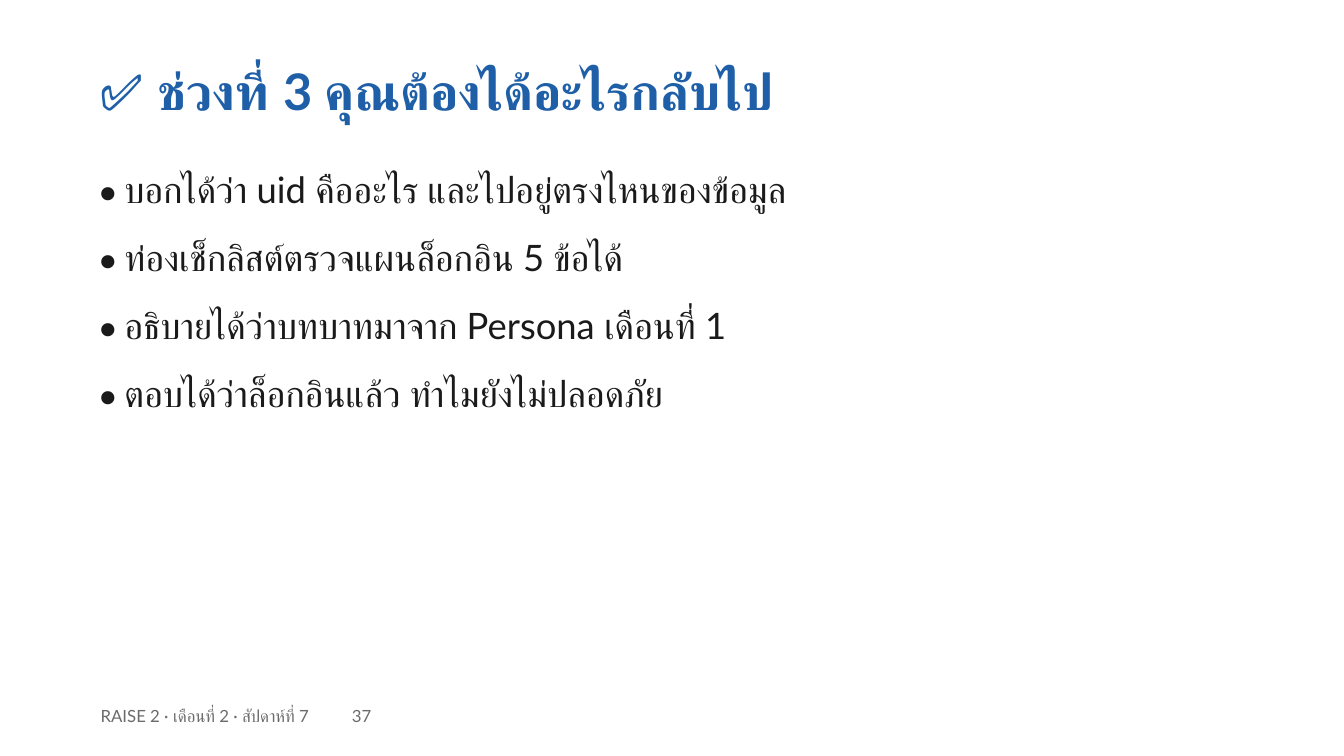
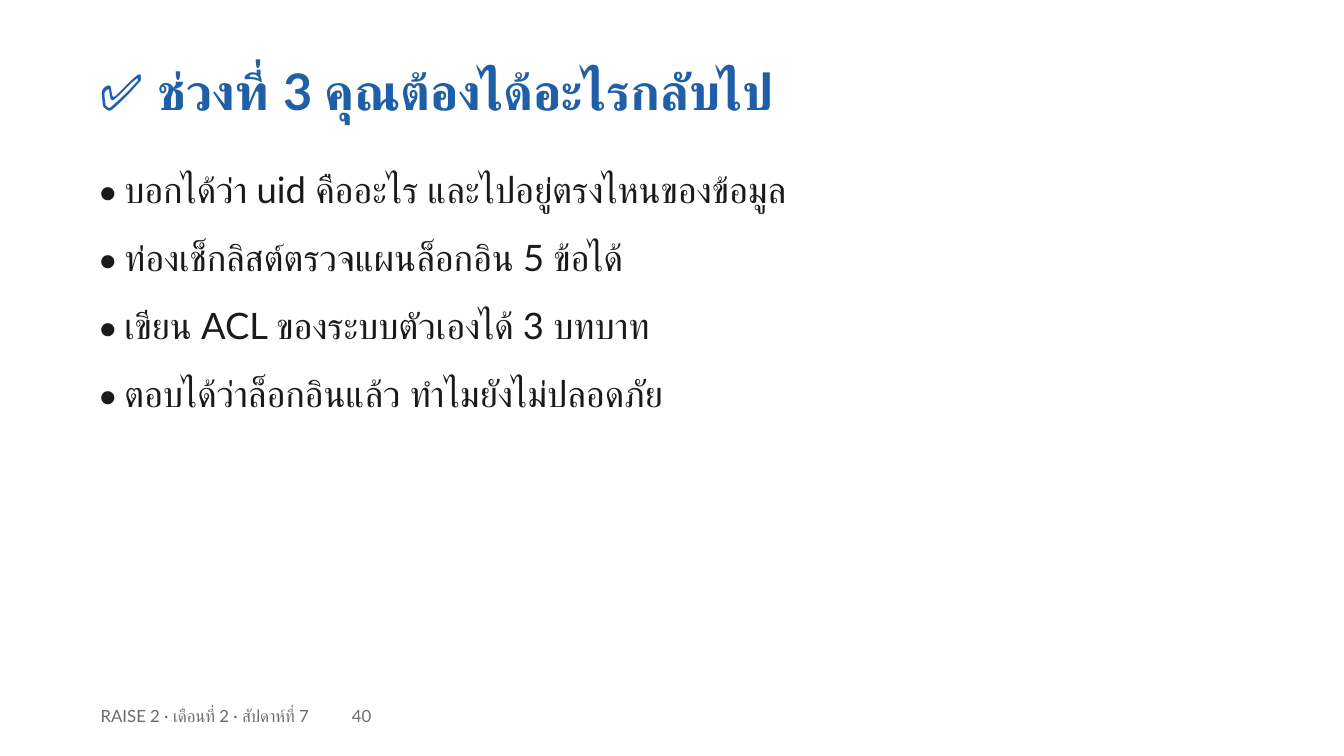
Before and after one commit to cnacha-mfu/raise2-module2, a slide deck: slide 40 of materials/week7/w7-slides.pptx (slide 37 before the commit). Drawn at 1344x756 pixels with LibreOffice and Linux fonts; fonts in the diff are those of the drawing. Boxes give left, top, right and bottom in pixels: in the first picture for what was removed or moved away, otherwise in the second. Text is boxed around its words. In the diff, an @@ line names an element or a change of style, - is before the commit and + after.

```diff
--- a/materials/week7/w7-slides.pptx
+++ b/materials/week7/w7-slides.pptx
@@ text at <box>124,310,649,340</box>: text changed @@
-• อธิบายได้ว่าบทบาทมาจาก Persona เดือนที่ 1
+• เขียน ACL ของระบบตัวเองได้ 3 บทบาท
@@ text at <box>101,709,371,722</box>: text changed @@
-RAISE 2 · เดือนที่ 2 · สัปดาห์ที่ 7 37
+RAISE 2 · เดือนที่ 2 · สัปดาห์ที่ 7 40
```
Also in this commit, not shown: 28 other slides changed, 3 slides added, 8 other files.
